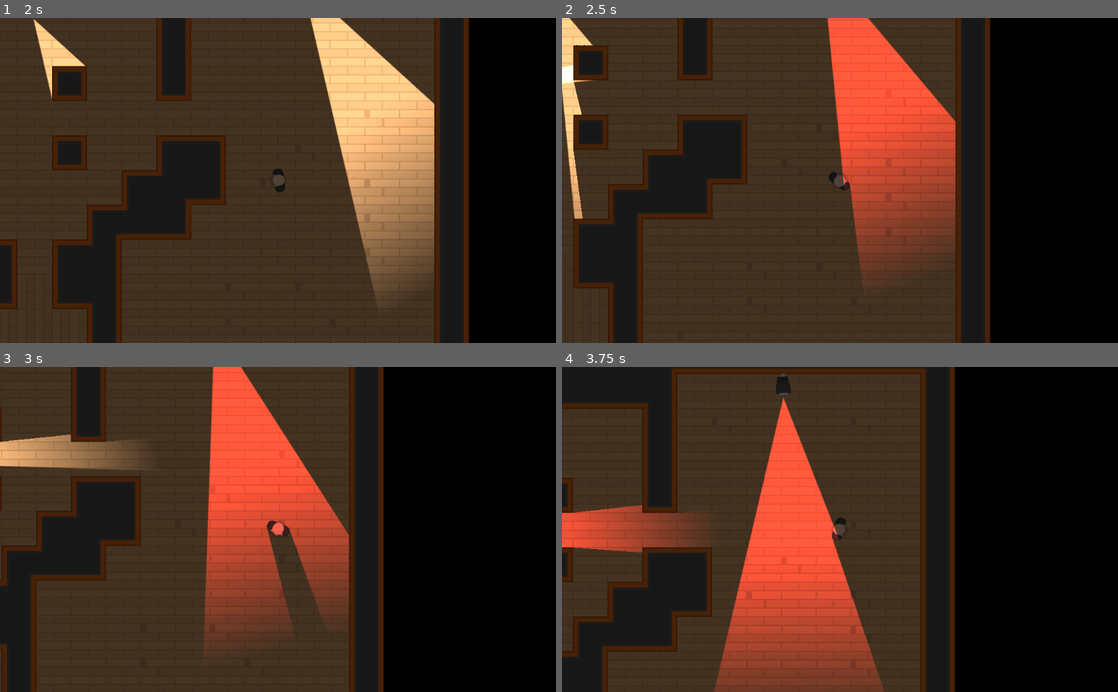
Above: before the commit, frames 1-4 (two rows, left to right).
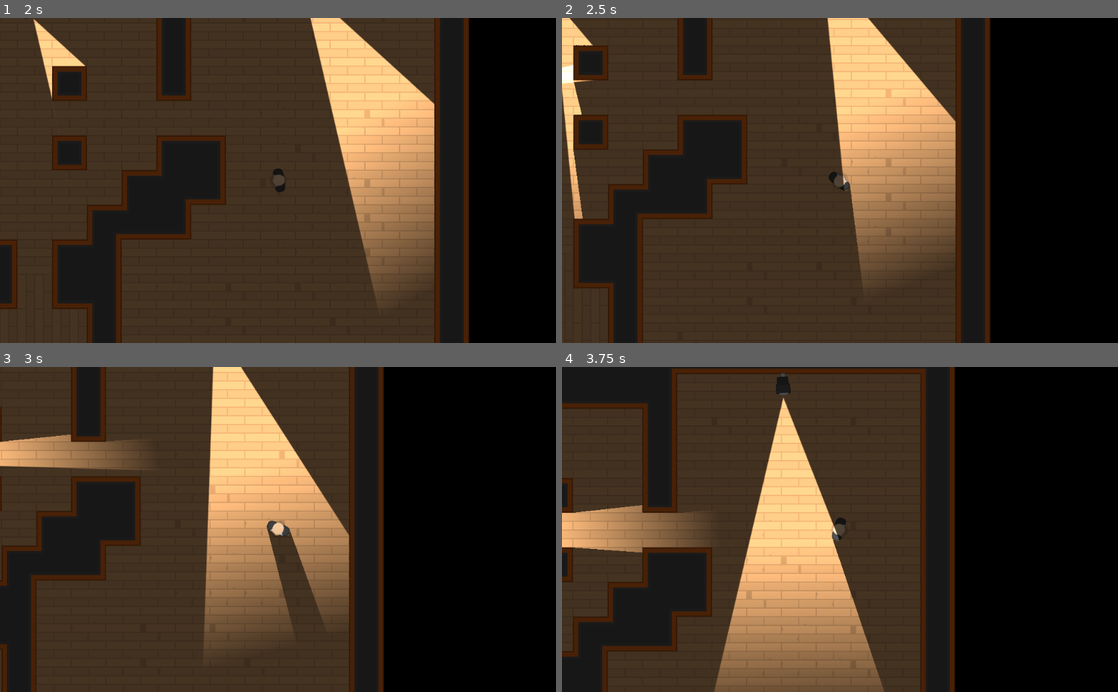
Above: after the commit, the same moments.

Repository: alexandrepeluchi/godot-udemy
Game: Godot game, scene res://Levels/TemplateLevel.tscn
The game is run twice, just before and just after one commit, with the same random seed, the same clock (stepped at 60 frames per second) and the same inputs.
Inputs (mouse positions are in pixels of both pictures, inside the frame that each line leads up to):
- Up to frame 1 (2 s): tap Enter at 0.5 s; move the mouse to (400, 164) at 0.52 s; hold D (move_right) 0.53-1.28 s; hold Space (torch_toggle) 0.53-1.28 s; move the mouse to (166, 196) at 1.27 s; hold S (move_down) from 1.28 s (still down); tap Space (torch_toggle) at 1.35 s
- Up to frame 2 (2.5 s): move the mouse to (895, 109) at 2.02 s; release S (move_down) at 2.03 s; hold D (move_right) from 2.03 s (still down); hold Space (torch_toggle) from 2.03 s (still down)
- Up to frame 3 (3 s): move the mouse to (250, 594) at 2.77 s; release D (move_right) at 2.78 s; release Space (torch_toggle) at 2.78 s; hold W (move_up) from 2.78 s (still down); tap Space (torch_toggle) at 2.85 s
- Up to frame 4 (3.75 s): move the mouse to (1006, 578) at 3.52 s; release W (move_up) at 3.53 s; hold A (move_left) from 3.53 s (still down); hold Space (torch_toggle) from 3.53 s (still down)

Frame 1 is identical in both runs. In frame 2, 12% of the frame differs, in the area x 47-71%, y 0-77%; in frame 3, 13%; in frame 4, 16%, in the area x 0-58%, y 9-100%.
Error in both runs: Invalid get index 'enabled' (on base: 'null instance'). (res://Characters/Player.gd:27)

Commit message:
Reduzida a distância da visão de detecção do jogador

Diff:
--- a/Heist Meisters/NPCs/Camera.tscn
+++ b/Heist Meisters/NPCs/Camera.tscn
@@ -35,7 +35,7 @@
 position = Vector2( 7.30551, 0 )
 rotation = -0.523599
 collision_layer = 4
-collision_mask = 3
+collision_mask = 6
 script = ExtResource( 4 )
 __meta__ = {
 "_edit_group_": true
--- a/Heist Meisters/NPCs/PlayerDetection.gd
+++ b/Heist Meisters/NPCs/PlayerDetection.gd
@@ -1,6 +1,7 @@
 extends "res://Characters/TemplateCharacter.gd"
 
 const FOV_TOLERANCE: float = 20.0
+const MAX_DETECTION_RANGE: int = 640
 const RED := Color(1, 0.25, 0.25)
 const WHITE := Color(1, 1, 1)
 
@@ -32,8 +33,9 @@
 		return false
 
 	var distance_to_player = Player.global_position.distance_to(global_position)
+	var Player_in_Range = distance_to_player < MAX_DETECTION_RANGE
 
-	if LOS_obstacle.collider == Player:
+	if LOS_obstacle.collider == Player and Player_in_Range:
 		return true
 	else:
 		return false
